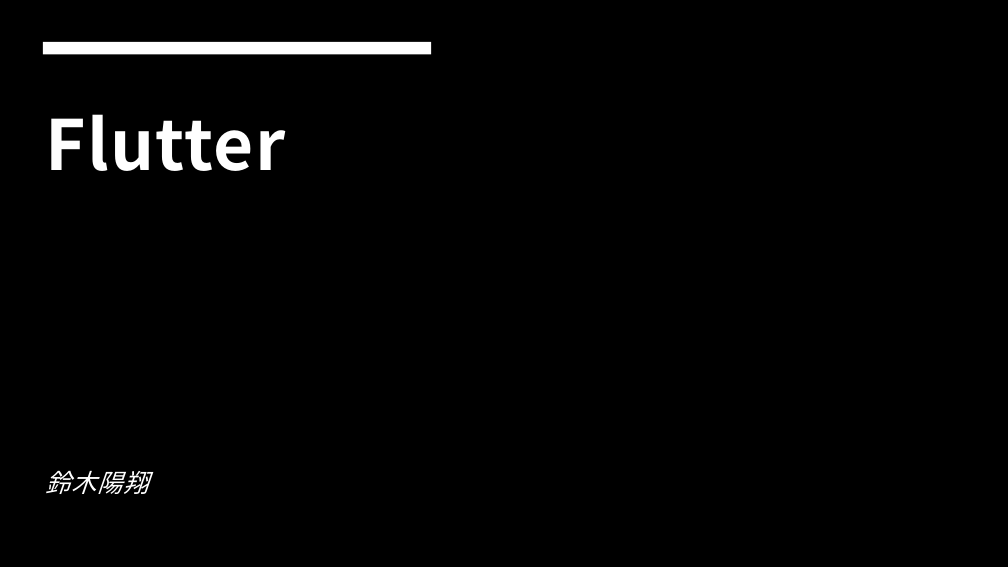
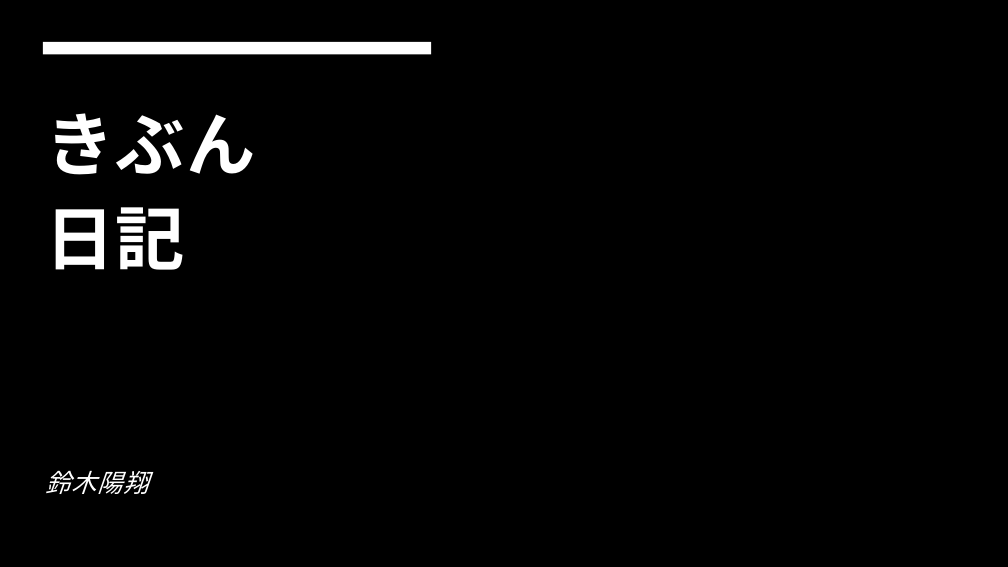
Before and after one commit to Haru62129/flutterapp, a slide deck: slide 1 of Flutter.pptx. Drawn at 1008x567 pixels with LibreOffice and Linux fonts; fonts in the diff are those of the drawing; background and template pictures are left out. Boxes give left, top, right and bottom in pixels: in the first picture for what was removed or moved away, otherwise in the second. Text is boxed around its words. In the diff, an @@ line names an element or a change of style, - is before the commit and + after.

```diff
--- a/Flutter.pptx
+++ b/Flutter.pptx
@@ title at (45, 113, 256, 270): text changed @@
-Flutter
+きぶん
+日記
```
Also in this commit, not shown: 3 other slides changed, 1 slide added, 1 slide removed, 2 other files.
